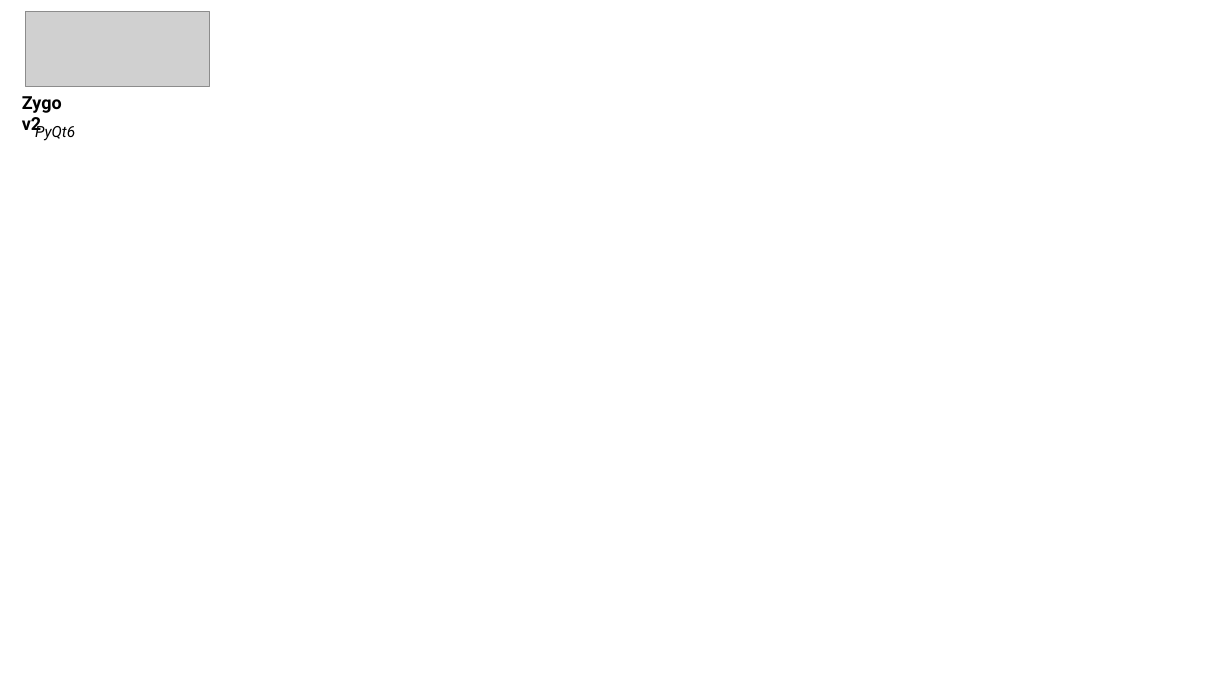
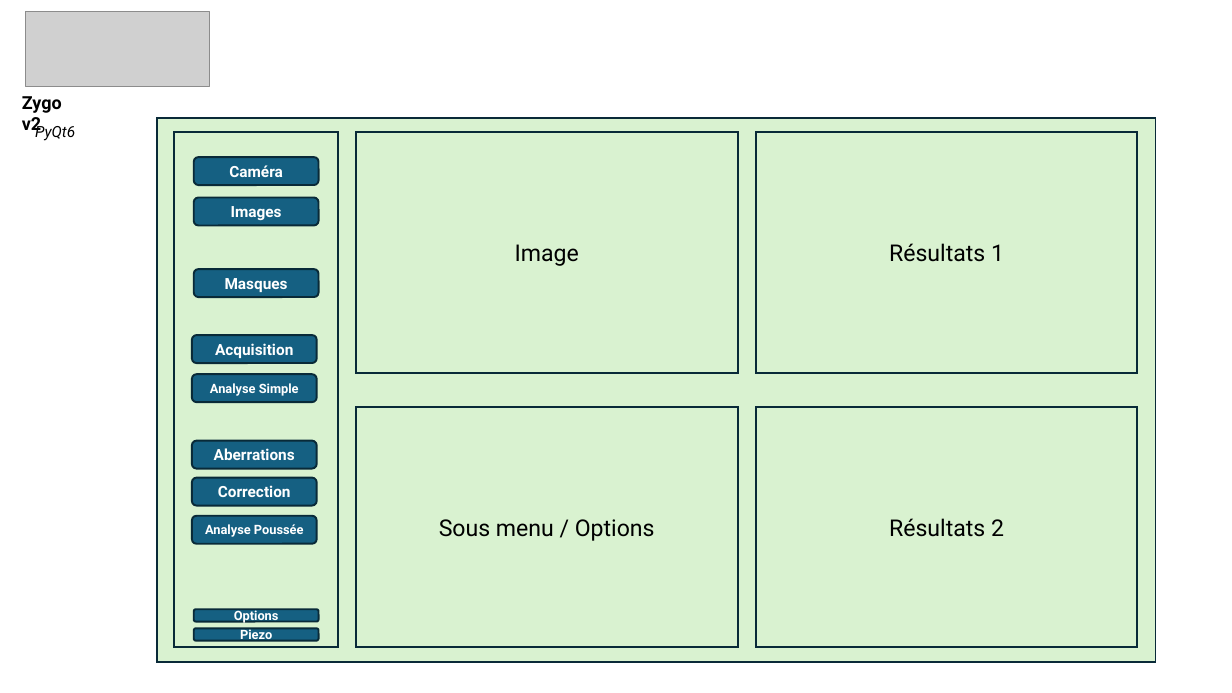
Before and after one commit to IOGS-LEnsE-ressources/camera-gui, a slide deck: slide 1 of applis/Zygo-labwork_v2/Zygo_Appli.pptx. Drawn at 1232x693 pixels with LibreOffice and Linux fonts; fonts in the diff are those of the drawing; grey boxes stand for pictures. Boxes give left, top, right and bottom in pixels: in the first picture for what was removed or moved away, otherwise in the second. Text is boxed around its words. In the diff, an @@ line names an element or a change of style, - is before the commit and + after.

```diff
--- a/applis/Zygo-labwork_v2/Zygo_Appli.pptx
+++ b/applis/Zygo-labwork_v2/Zygo_Appli.pptx
@@ rectangle added at [157,118,1156,663], fill #D9F2D0, outline #092A39 1.5 pt @@
@@ rectangle added at [175,132,338,648], fill #D9F2D0, outline #092A39 1.5 pt @@
@@ rectangle added at [356,132,738,373], fill #D9F2D0, outline #092A39 1.5 pt, 18 pt, text #000000 @@
+Image
@@ rectangle added at [756,132,1138,373], fill #D9F2D0, outline #092A39 1.5 pt, 18 pt, text #000000 @@
+Résultats 1
@@ rounded rectangle added at [194,157,319,185], fill #156082, outline #092A39 1.5 pt, 12 pt, text #FFFFFF, bold @@
+Caméra
@@ rounded rectangle added at [194,198,319,226], fill #156082, outline #092A39 1.5 pt, 12 pt, text #FFFFFF, bold @@
+Images
@@ rounded rectangle added at [194,269,319,297], fill #156082, outline #092A39 1.5 pt, 12 pt, text #FFFFFF, bold @@
+Masques
@@ rounded rectangle added at [192,335,317,363], fill #156082, outline #092A39 1.5 pt, 12 pt, text #FFFFFF, bold @@
+Acquisition
@@ rounded rectangle added at [192,374,317,402], fill #156082, outline #092A39 1.5 pt, 10 pt, text #FFFFFF, bold @@
+Analyse Simple
@@ rectangle added at [356,407,738,648], fill #D9F2D0, outline #092A39 1.5 pt, 18 pt, text #000000 @@
+Sous menu / Options
@@ rectangle added at [756,407,1138,648], fill #D9F2D0, outline #092A39 1.5 pt, 18 pt, text #000000 @@
+Résultats 2
@@ rounded rectangle added at [192,441,317,469], fill #156082, outline #092A39 1.5 pt, 12 pt, text #FFFFFF, bold @@
+Aberrations
@@ rounded rectangle added at [192,478,317,506], fill #156082, outline #092A39 1.5 pt, 12 pt, text #FFFFFF, bold @@
+Correction
@@ rounded rectangle added at [192,516,317,543], fill #156082, outline #092A39 1.5 pt, 10 pt, text #FFFFFF, bold @@
+Analyse Poussée
@@ rounded rectangle added at [194,609,319,621], fill #156082, outline #092A39 1.5 pt, 10 pt, text #FFFFFF, bold @@
+Options
@@ rounded rectangle added at [194,628,319,640], fill #156082, outline #092A39 1.5 pt, 10 pt, text #FFFFFF, bold @@
+Piezo
```
Also in this commit, not shown: 12 slides added, 1 other file.
